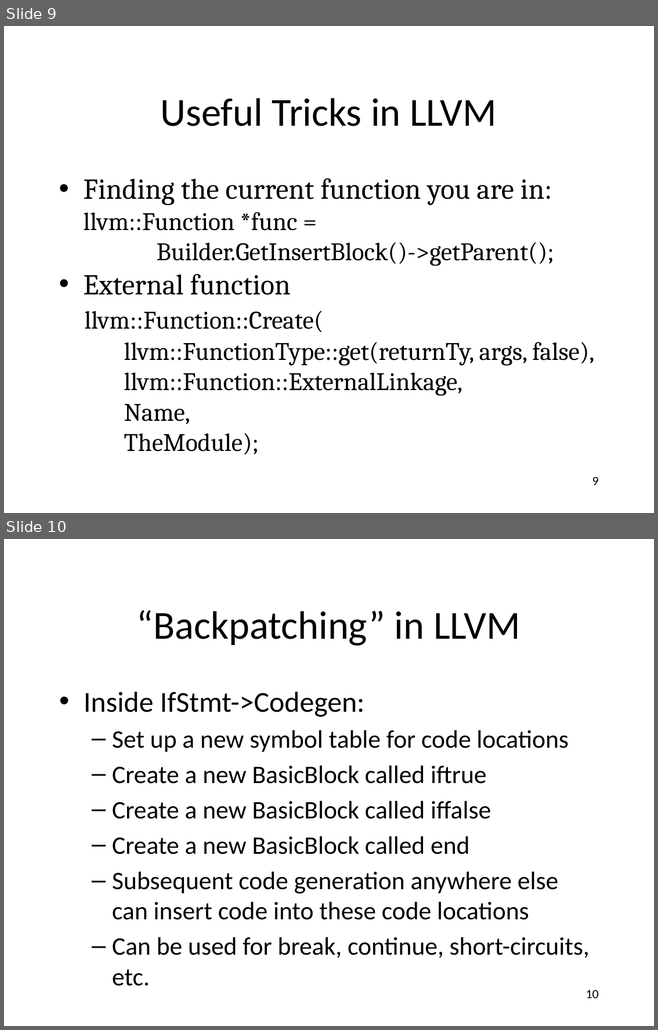
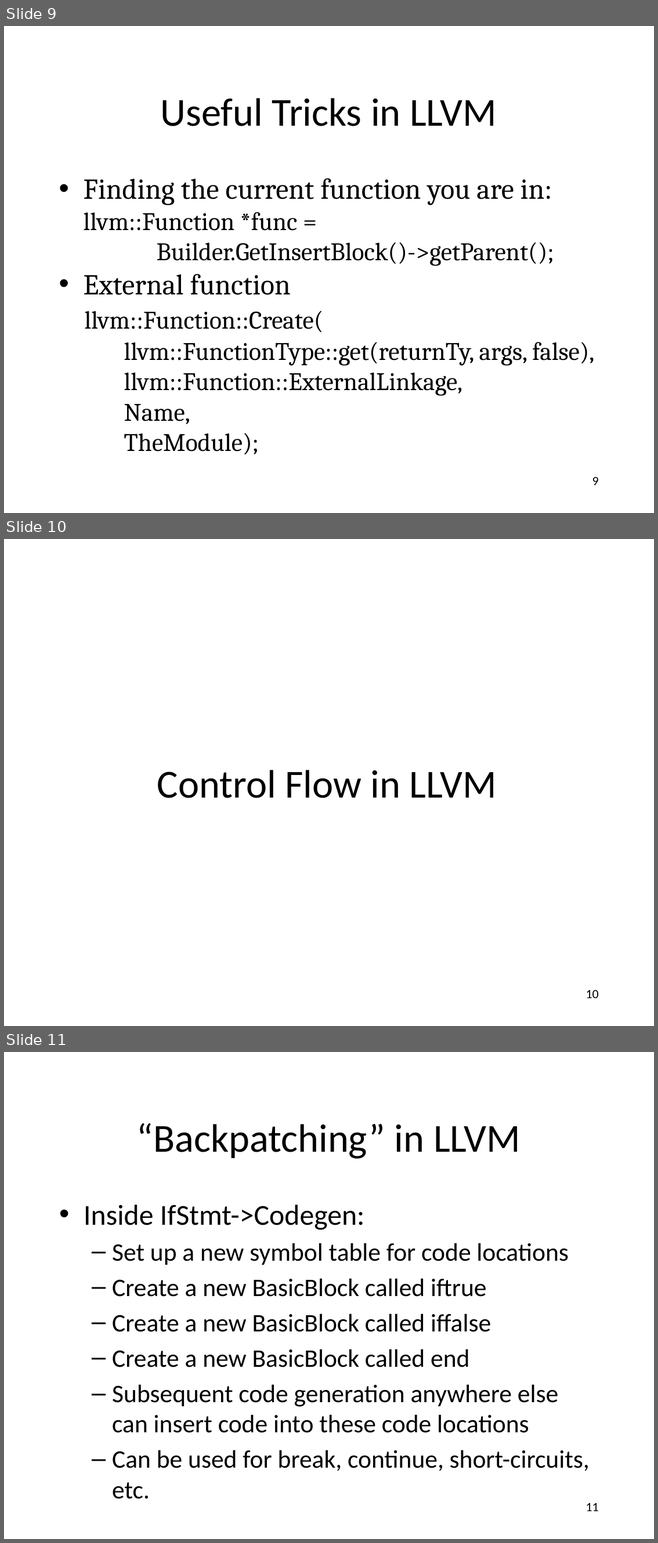
Before and after one commit to anoopsarkar/compilers-class, a slide deck: assets/ppt/codegen/decafLLVM.pptx. Shown one above the other, each under a label of ours: slides 9 and 10 before the commit, slides 9, 10 and 11 after it. The pictures are 658x1030 and 658x1543 pixels, drawn with LibreOffice and Linux fonts; fonts in the diff are those of the drawing. Boxes give left, top, right and bottom in pixels: in the first picture for what was removed or moved away, otherwise in the second. Text is boxed around its words. In the diff, an @@ line names an element or a change of style, - is before the commit and + after.

Commit message:
updated decaf LLVM slides

```diff
--- a/assets/ppt/codegen/decafLLVM.pptx
+++ b/assets/ppt/codegen/decafLLVM.pptx
@@ slide 10 added at bbox=[4, 539, 654, 1026], background #FFFFFF @@
@@ text added at bbox=[157, 770, 496, 798], 44 pt, text #000000 @@
+Control Flow in LLVM
@@ page number added at bbox=[586, 990, 598, 998], 14 pt, text #000000 @@
+10
@@ what was slide 10 is now slide 11 @@
@@ page number at bbox=[586, 1503, 598, 1511]: text changed @@
-10
+11
```
Also in this commit, not shown: 1 other file.
